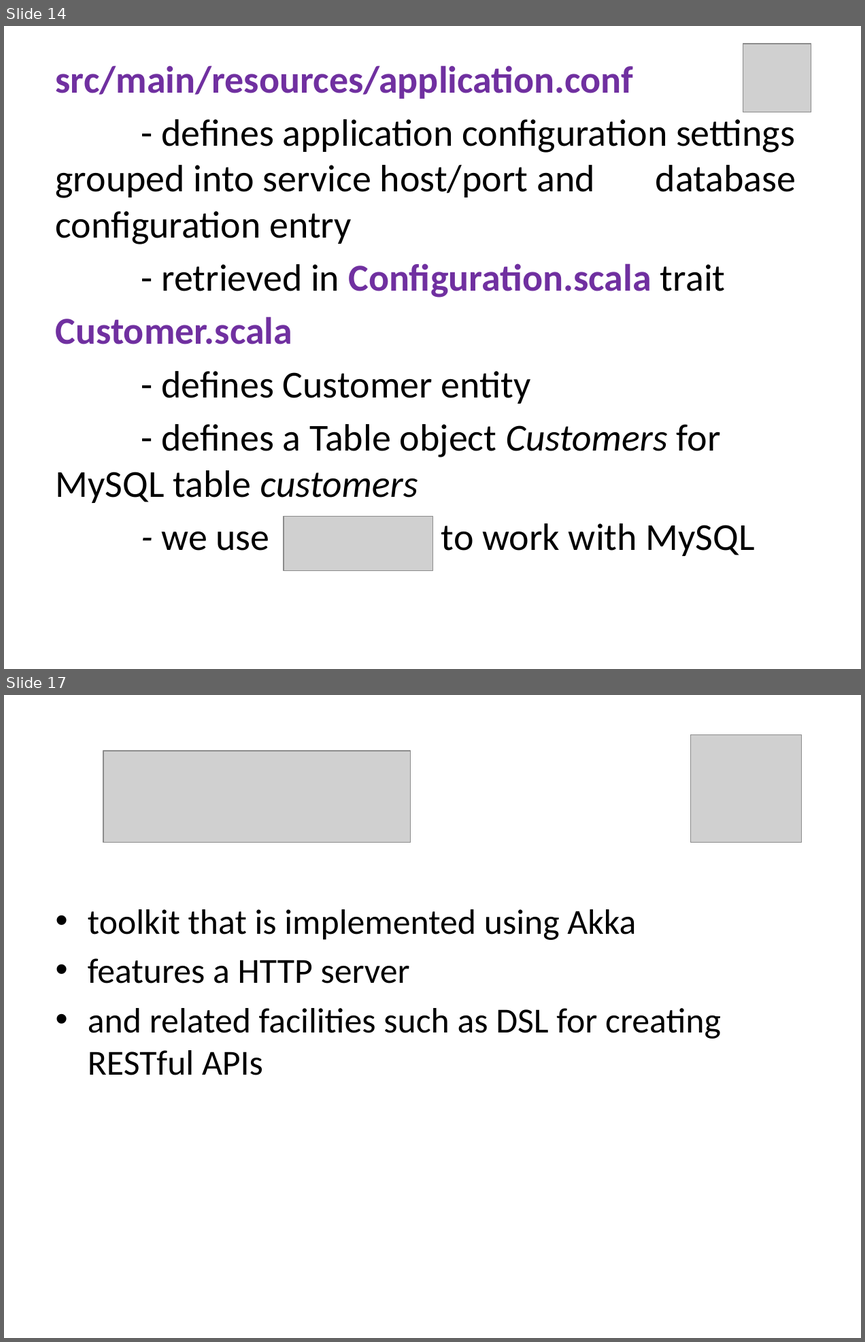
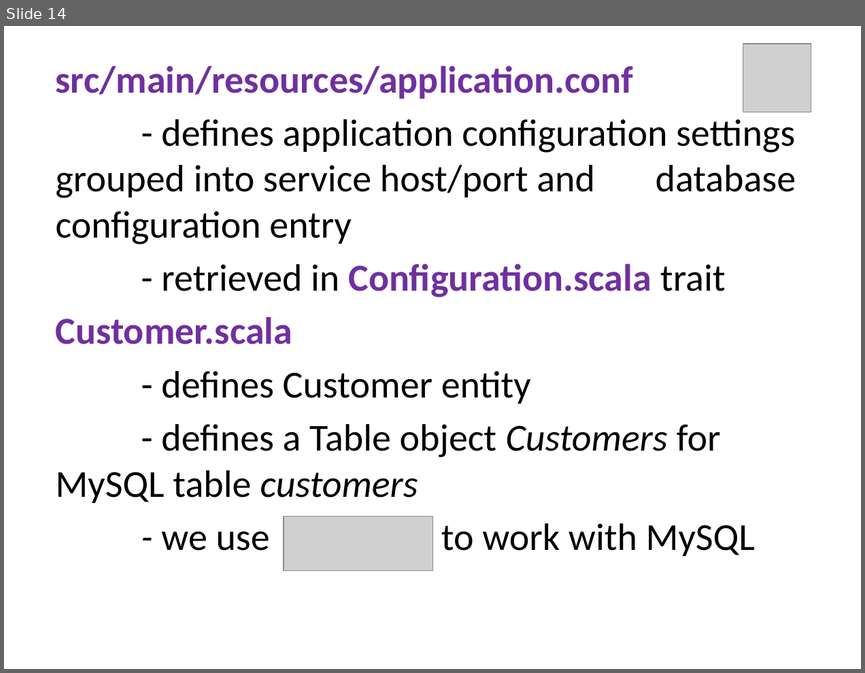
Before and after one commit to martadoberschuetz/scala, a slide deck: project presentation final.pptx. Shown one above the other, each under a label of ours: slides 14 and 17 before the commit, slide 14 after it; the slides between them are not shown. The pictures are 865x1342 and 865x673 pixels, drawn with LibreOffice and Linux fonts; fonts in the diff are those of the drawing; grey boxes stand for pictures. Boxes give left, top, right and bottom in pixels: in the first picture for what was removed or moved away, otherwise in the second. Text is boxed around its words. In the diff, an @@ line names an element or a change of style, - is before the commit and + after.

```diff
--- a/project presentation final.pptx
+++ b/project presentation final.pptx
@@ slide 17 removed at box(4, 695, 861, 1338), background #FFFFFF @@
@@ picture removed at box(690, 734, 802, 843) @@
@@ picture removed at box(103, 751, 411, 843) @@
@@ text removed at box(88, 909, 721, 1075) @@
-• toolkit that is implemented using Akka
-• features a HTTP server
-• and related facilities such as DSL for creating RESTful APIs
```
Also in this commit, not shown: 3 slides changed, 1 slide added, 3 other slides removed.
